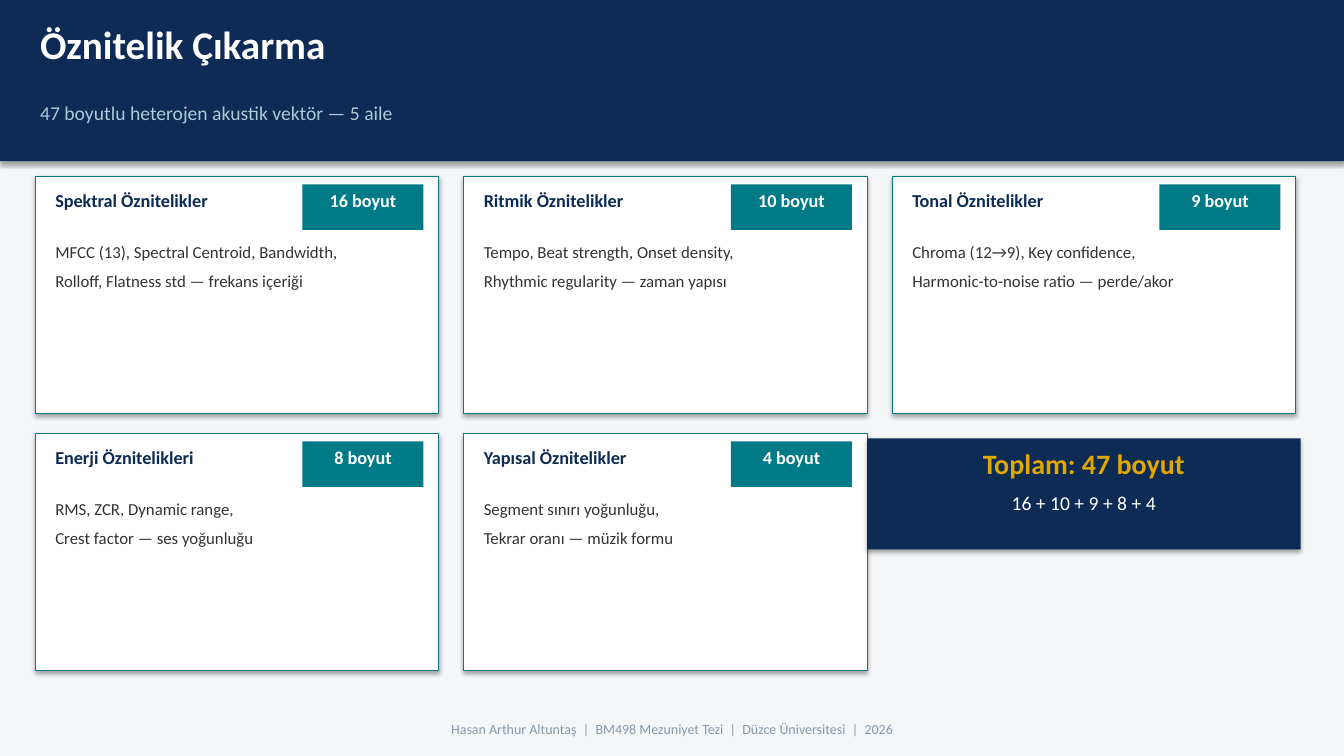
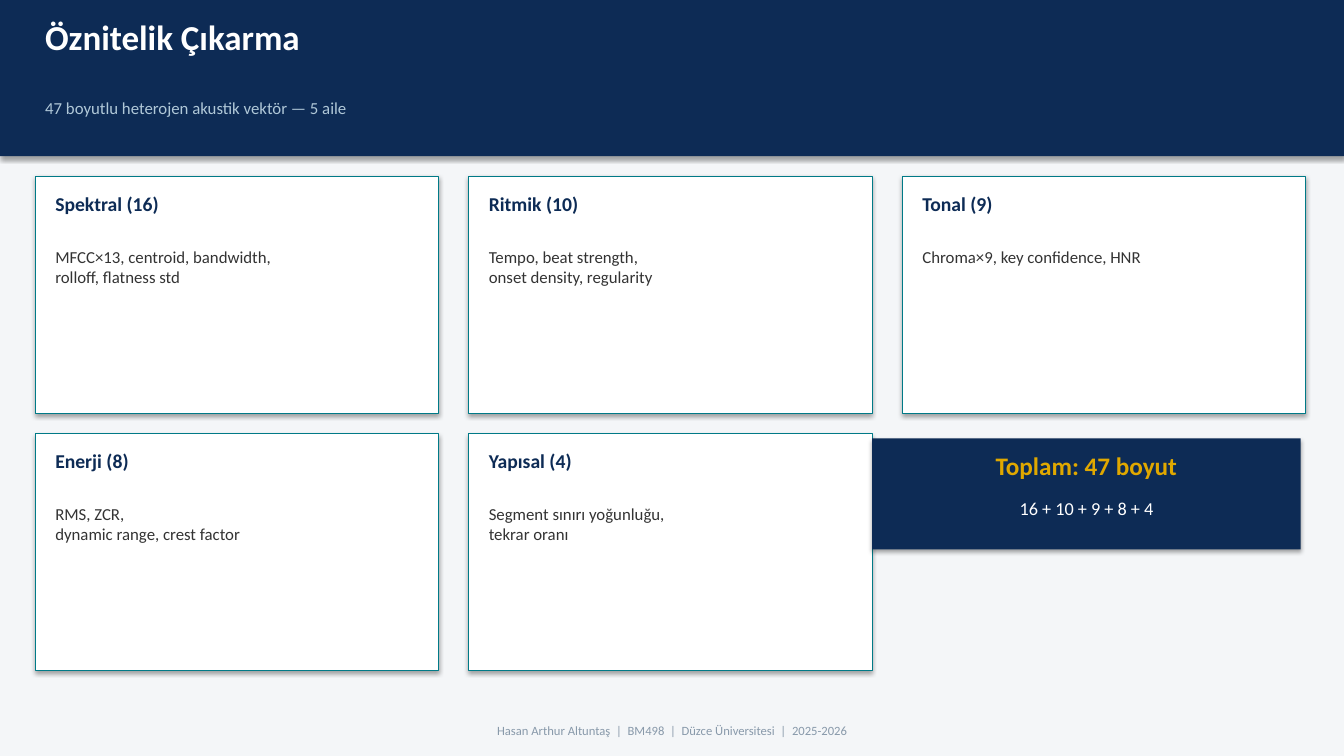
Before and after one commit to Rtur2003/CrownCode, a slide deck: slide 6 of docs/academic/TeslimEdilecekler/Sunumlar/05_Final_Savunma_Sunumu.pptx (slide 7 before the commit). Drawn at 1344x756 pixels with LibreOffice and Linux fonts; fonts in the diff are those of the drawing. Boxes give left, top, right and bottom in pixels: in the first picture for what was removed or moved away, otherwise in the second. Text is boxed around its words. In the diff, an @@ line names an element or a change of style, - is before the commit and + after.

```diff
--- a/docs/academic/TeslimEdilecekler/Sunumlar/05_Final_Savunma_Sunumu.pptx
+++ b/docs/academic/TeslimEdilecekler/Sunumlar/05_Final_Savunma_Sunumu.pptx
@@ rectangle: place and size @@
-rectangle at (0,0,1344,161)
+rectangle at (0,0,1344,156)
@@ text "Öznitelik Çıkarma" at (45,21,300,56): size 28 to 25 pt @@
@@ text "47 boyutlu heterojen akustik vektör ..." at (45,102,346,117): size 14 to 12 pt @@
@@ rectangle: place and size @@
-rectangle at (464,176,867,413)
+rectangle at (469,176,872,413)
@@ rectangle: place and size @@
-rectangle at (892,176,1296,413)
+rectangle at (902,176,1306,413)
@@ text at (55,196,159,214): text changed; size 13 to 14 pt @@
-Spektral Öznitelikler
+Spektral (16)
@@ rectangle removed at (302,185,423,230) @@
-16 boyut
@@ text at (489,196,578,214): text changed; size 13 to 14 pt @@
-Ritmik Öznitelikler
+Ritmik (10)
@@ rectangle removed at (731,185,852,230) @@
-10 boyut
@@ text at (922,196,992,214): text changed; size 13 to 14 pt @@
-Tonal Öznitelikler
+Tonal (9)
@@ rectangle removed at (1159,185,1280,230) @@
-9 boyut
@@ text at (55,251,271,285): text changed @@
-MFCC (13), Spectral Centroid, Bandwidth,
-Rolloff, Flatness std — frekans içeriği
+MFCC×13, centroid, bandwidth,
+rolloff, flatness std
@@ text at (489,251,652,286): text changed @@
-Tempo, Beat strength, Onset density,
-Rhythmic regularity — zaman yapısı
+Tempo, beat strength,
+onset density, regularity
@@ text at (922,251,1140,266): text changed @@
-Chroma (12→9), Key confidence,
-Harmonic-to-noise ratio — perde/akor
+Chroma×9, key confidence, HNR
@@ rectangle removed at (302,442,423,487) @@
-8 boyut
@@ rectangle: place and size @@
-rectangle at (464,434,867,670)
+rectangle at (469,434,872,670)
@@ rectangle removed at (731,442,852,487) @@
-4 boyut
@@ rectangle: place and size @@
-rectangle at (867,439,1301,549)
+rectangle at (872,439,1301,549)
@@ text "Toplam: 47 boyut" at (996,457,1177,479): size 20 to 18 pt @@
@@ text at (55,453,128,472): text changed; size 13 to 14 pt @@
-Enerji Öznitelikleri
+Enerji (8)
@@ text at (489,453,571,471): text changed; size 13 to 14 pt @@
-Yapısal Öznitelikler
+Yapısal (4)
@@ text at (55,509,240,543): text changed @@
-RMS, ZCR, Dynamic range,
-Crest factor — ses yoğunluğu
+RMS, ZCR,
+dynamic range, crest factor
@@ text at (489,508,664,540): text changed @@
-Segment sınırı yoğunluğu,
-Tekrar oranı — müzik formu
+Segment sınırı yoğunluğu,
+tekrar oranı
@@ text "16 + 10 + 9 ..." at (1020,502,1153,515): size 14 to 13 pt @@
@@ text at (497,725,847,737): text changed; size 10 to 9 pt @@
-Hasan Arthur Altuntaş | BM498 Mezuniyet Tezi | Düzce Üniversitesi | 2026
+Hasan Arthur Altuntaş | BM498 | Düzce Üniversitesi | 2025-2026
```
Also in this commit, not shown: 14 other slides changed, 2 slides added, 5 slides removed, 6 other files.
